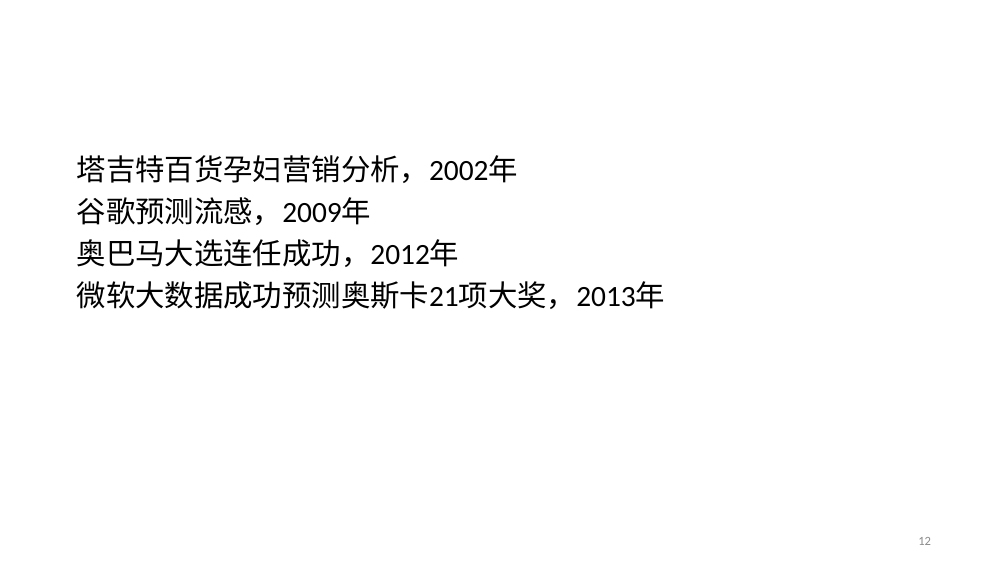
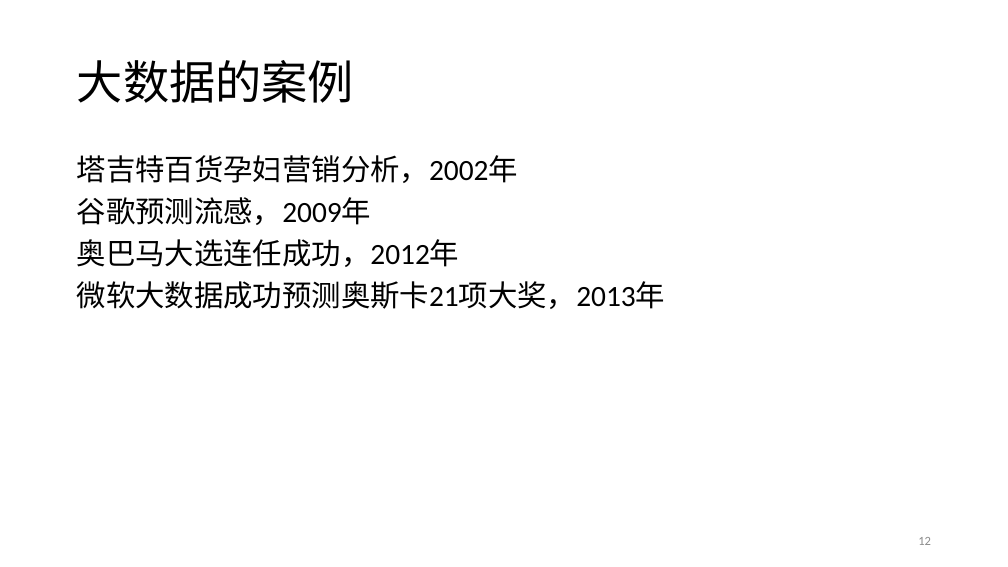
Before and after one commit to prm10/paper, a slide deck: slide 12 of presentation/big data.pptx. Drawn at 1008x567 pixels with LibreOffice and Linux fonts; fonts in the diff are those of the drawing. Boxes give left, top, right and bottom in pixels: in the first picture for what was removed or moved away, otherwise in the second. Text is boxed around its words. In the diff, an @@ line names an element or a change of style, - is before the commit and + after.

```diff
--- a/presentation/big data.pptx
+++ b/presentation/big data.pptx
@@ title added at <box>77,60,354,103</box>, 44 pt, text #000000 @@
+大数据的案例
```
Also in this commit, not shown: 11 other slides changed, 2 slides added, 1 slide removed.
